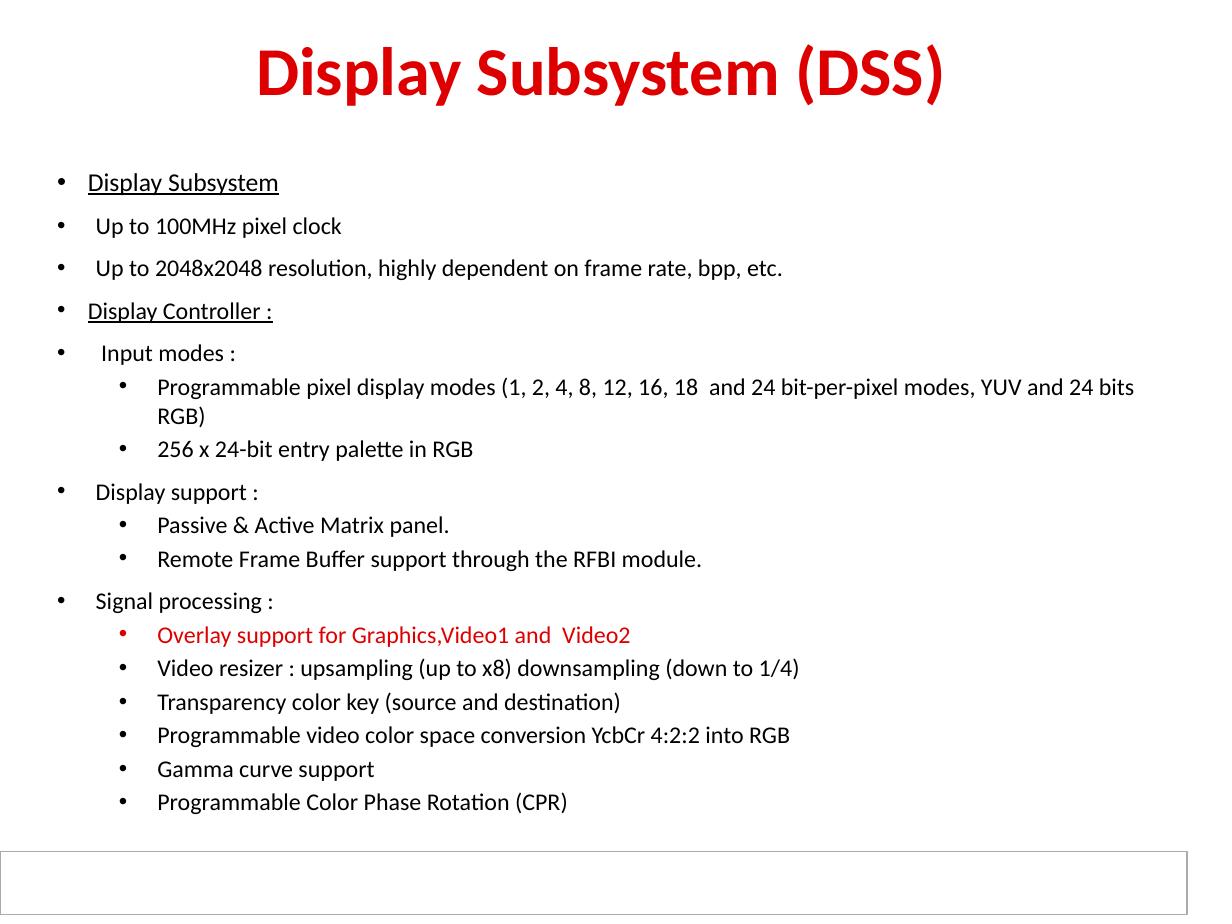
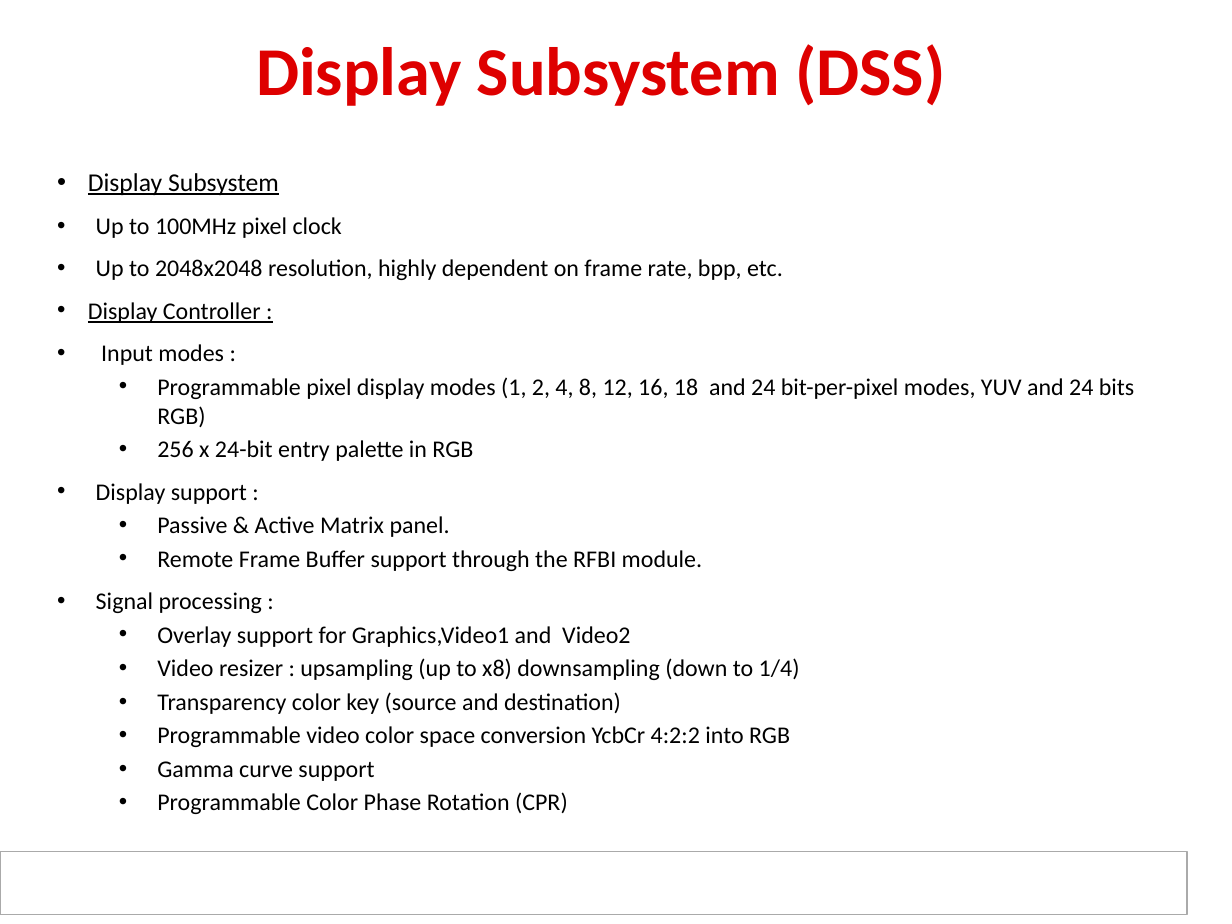
Before and after one commit to hari1989/keystone-workshop, a slide deck: slide 16 of preliminary/Working/presentations/Sitara/Ran_sitara_boot_camp_am437x_technical_overview_final.pptx. Drawn at 1232x924 pixels with LibreOffice and Linux fonts; fonts in the diff are those of the drawing; background and template pictures are left out. Boxes give left, top, right and bottom in pixels: in the first picture for what was removed or moved away, otherwise in the second. Text is boxed around its words. In the diff, an @@ line names an element or a change of style, - is before the commit and + after.

```diff
--- a/preliminary/Working/presentations/Sitara/Ran_sitara_boot_camp_am437x_technical_overview_final.pptx
+++ b/preliminary/Working/presentations/Sitara/Ran_sitara_boot_camp_am437x_technical_overview_final.pptx
@@ text at [157,626,630,647]: text colour #DE0000 to #000000 in "Overlay support for Graphics,Video1 and Video2" @@
```
Also in this commit, not shown: 15 other slides changed, 1 slide removed.
